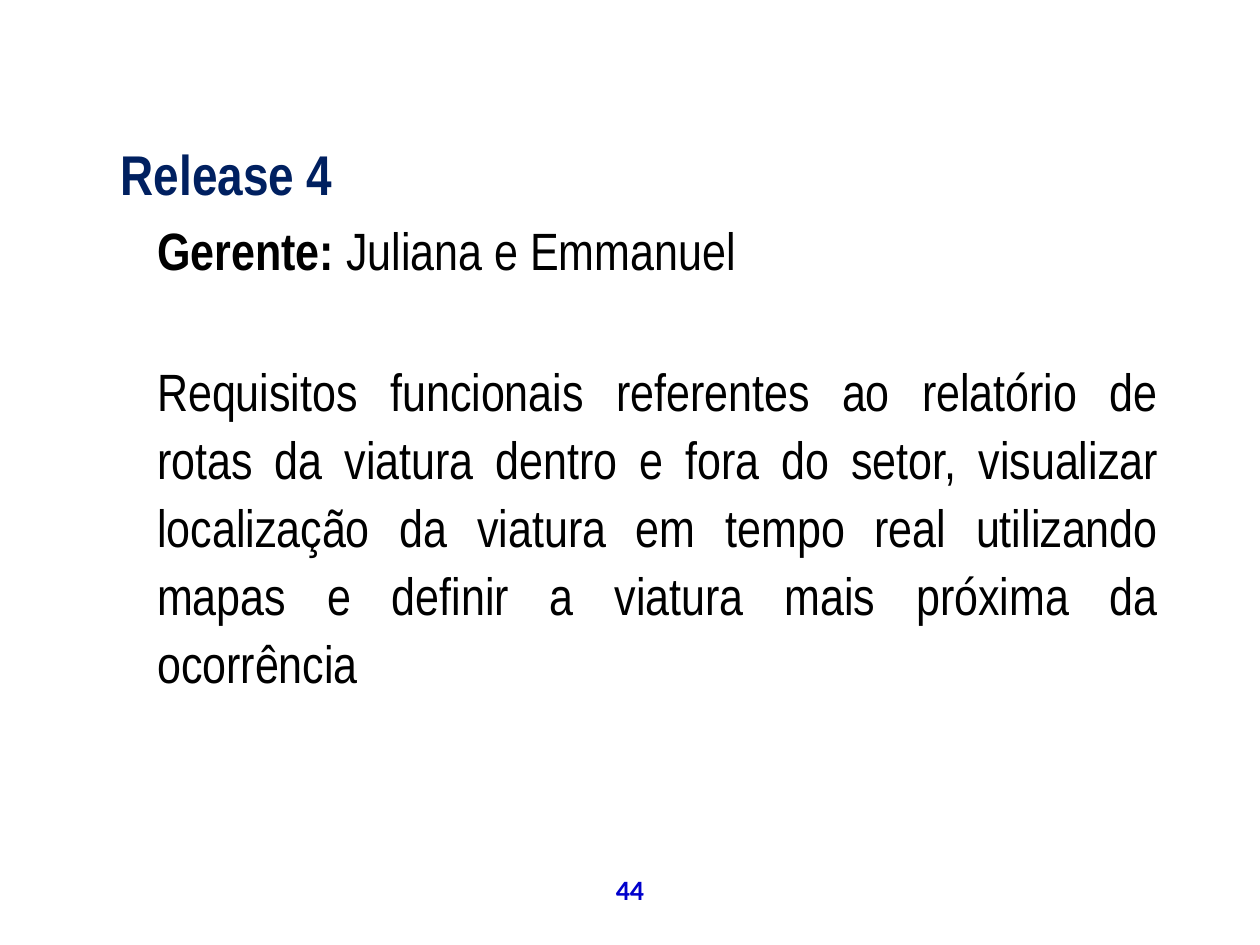
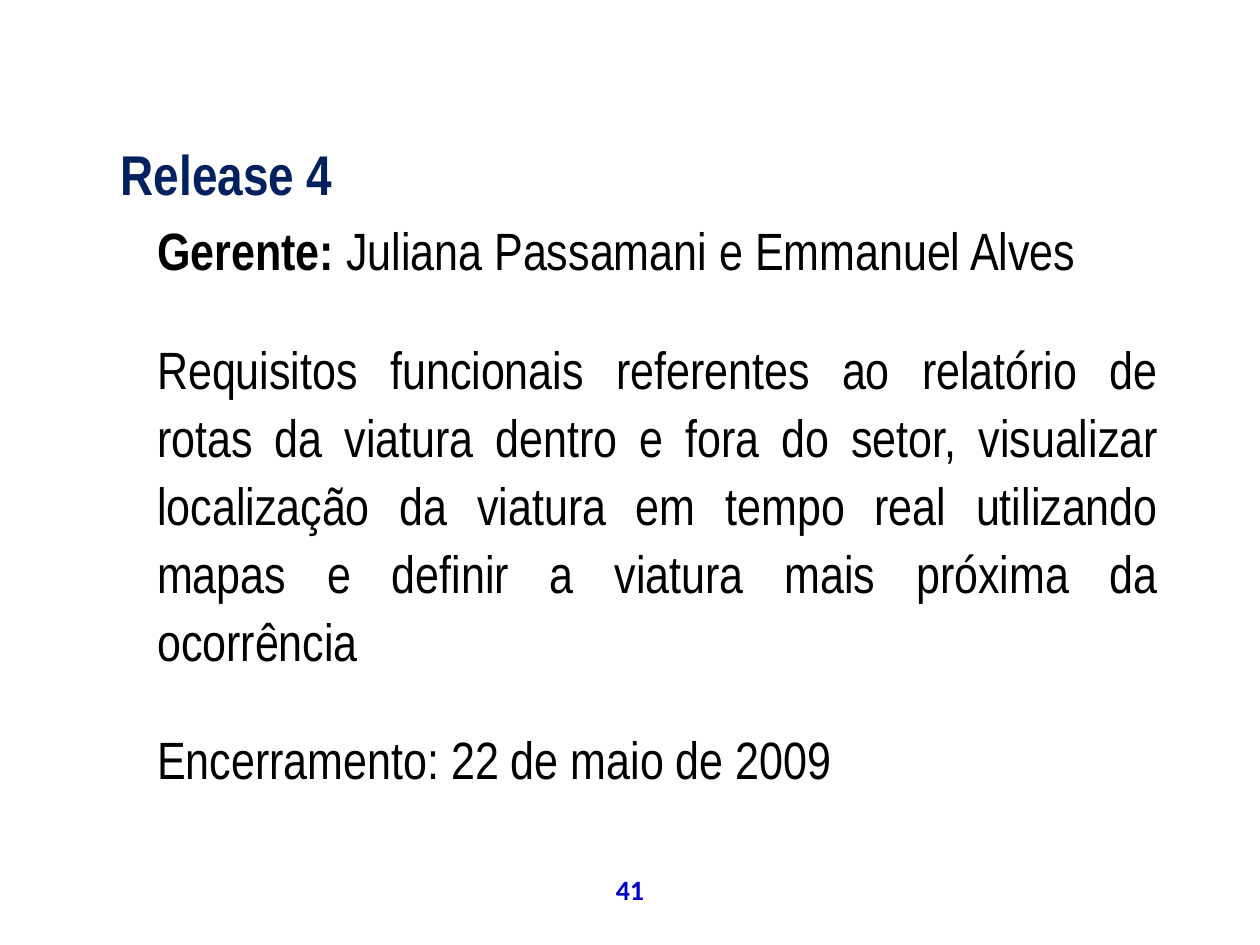
Before and after one commit to theoziran/sislodim, a slide deck: slide 41 of documentos/ProjetoPSA/Apresentação Final.ppt (slide 44 before the commit). Drawn at 1260x945 pixels with LibreOffice and Linux fonts; fonts in the diff are those of the drawing; background and template pictures are left out. Boxes give left, top, right and bottom in pixels: in the first picture for what was removed or moved away, otherwise in the second. Text is boxed around its words. In the diff, an @@ line names an element or a change of style, - is before the commit and + after.

```diff
--- a/documentos/ProjetoPSA/Apresentação Final.ppt
+++ b/documentos/ProjetoPSA/Apresentação Final.ppt
@@ text at [157, 232, 1075, 271]: text changed @@
-Gerente: Juliana e Emmanuel
+Gerente: Juliana Passamani e Emmanuel Alves
@@ text at [157, 741, 832, 780]: paragraph added @@
+Encerramento: 22 de maio de 2009
@@ page number at [616, 881, 644, 900]: text changed @@
-44
+41
```
Also in this commit, not shown: 34 other slides changed, 21 slides added, 21 slides removed.
